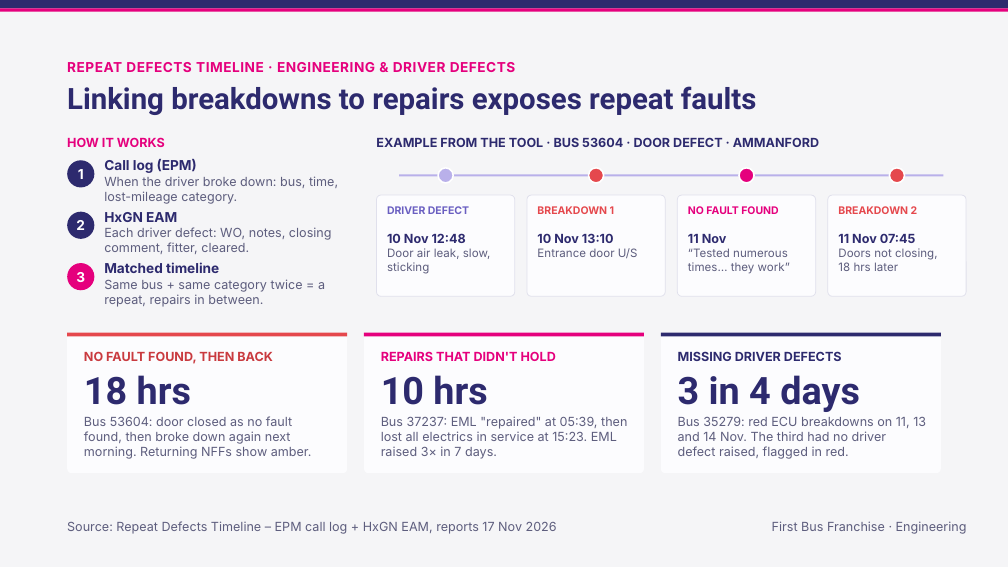
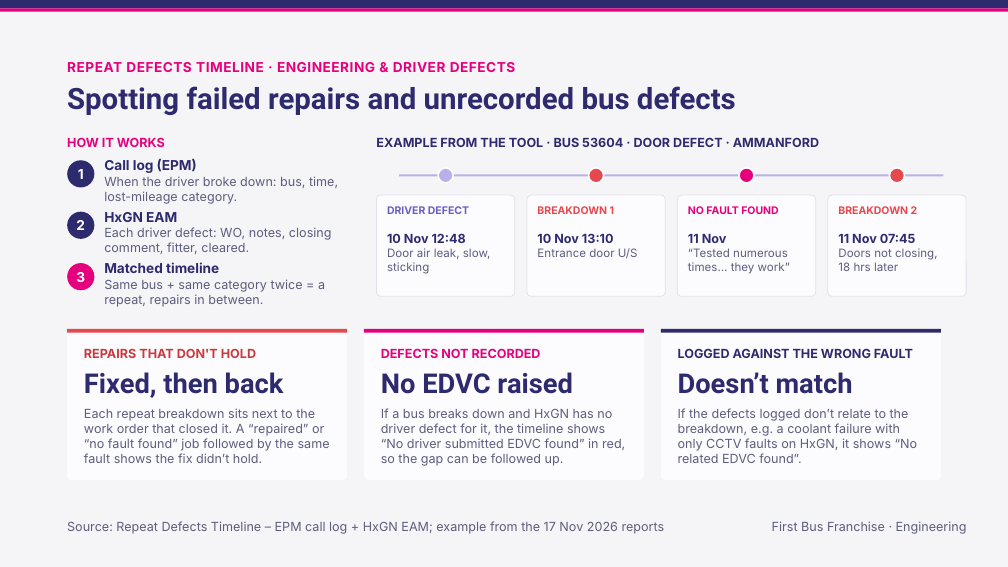
Before and after one commit to mybescotty/Repeat-timeline-Eng, a slide deck: slide 1 of docs/Repeat_Defects_Timeline_Overview.pptx. Drawn at 1008x567 pixels with LibreOffice and Linux fonts; fonts in the diff are those of the drawing. Boxes give left, top, right and bottom in pixels: in the first picture for what was removed or moved away, otherwise in the second. Text is boxed around its words. In the diff, an @@ line names an element or a change of style, - is before the commit and + after.

```diff
--- a/docs/Repeat_Defects_Timeline_Overview.pptx
+++ b/docs/Repeat_Defects_Timeline_Overview.pptx
@@ text at (x1=67, y1=86, x2=736, y2=115): text changed @@
-Linking breakdowns to repairs exposes repeat faults
+Spotting failed repairs and unrecorded bus defects
@@ rounded rectangle resized from (x1=67, y1=333, x2=347, y2=473) to (x1=67, y1=329, x2=347, y2=480) @@
@@ rounded rectangle resized from (x1=364, y1=333, x2=644, y2=473) to (x1=364, y1=329, x2=644, y2=480) @@
@@ 3 rectangles moved together from (x1=67, y1=333, x2=941, y2=337) to (x1=67, y1=329, x2=941, y2=333) @@
@@ proportions changed in 3 elements at (x1=67, y1=329, x2=347, y2=480), (x1=364, y1=329, x2=644, y2=480), (x1=661, y1=329, x2=941, y2=480) @@
@@ rounded rectangle resized from (x1=661, y1=333, x2=941, y2=473) to (x1=661, y1=329, x2=941, y2=480) @@
@@ text at (x1=84, y1=348, x2=256, y2=358): text changed @@
-NO FAULT FOUND, THEN BACK
+REPAIRS THAT DON'T HOLD
@@ text at (x1=381, y1=348, x2=541, y2=358): text changed @@
-REPAIRS THAT DIDN'T HOLD
+DEFECTS NOT RECORDED
@@ text at (x1=678, y1=348, x2=913, y2=358): text changed @@
-MISSING DRIVER DEFECTS
+LOGGED AGAINST THE WRONG FAULT
@@ text at (x1=84, y1=372, x2=284, y2=398): text changed; size 36 to 26 pt @@
-18 hrs
+Fixed, then back
@@ text at (x1=381, y1=372, x2=573, y2=394): text changed; size 36 to 26 pt @@
-10 hrs
+No EDVC raised
@@ text at (x1=678, y1=372, x2=853, y2=394): text changed; size 36 to 26 pt @@
-3 in 4 days
+Doesn’t match
@@ text at (x1=84, y1=408, x2=330, y2=463): text changed @@
-Bus 53604: door closed as no fault found, then broke down again next morning. Returning NFFs show amber.
+Each repeat breakdown sits next to the work order that closed it. A “repaired” or “no fault found” job followed by the same fault shows the fix didn’t hold.
@@ text at (x1=381, y1=408, x2=625, y2=466): text changed @@
-Bus 37237: EML "repaired" at 05:39, then lost all electrics in service at 15:23. EML raised 3× in 7 days.
+If a bus breaks down and HxGN has no driver defect for it, the timeline shows “No driver submitted EDVC found” in red, so the gap can be followed up.
@@ text at (x1=678, y1=408, x2=918, y2=463): text changed @@
-Bus 35279: red ECU breakdowns on 11, 13 and 14 Nov. The third had no driver defect raised, flagged in red.
+If the defects logged don’t relate to the breakdown, e.g. a coolant failure with only CCTV faults on HxGN, it shows “No related EDVC found”.
@@ text at (x1=67, y1=521, x2=665, y2=534): text changed @@
-Source: Repeat Defects Timeline – EPM call log + HxGN EAM, reports 17 Nov 2026
+Source: Repeat Defects Timeline – EPM call log + HxGN EAM; example from the 17 Nov 2026 reports
```
